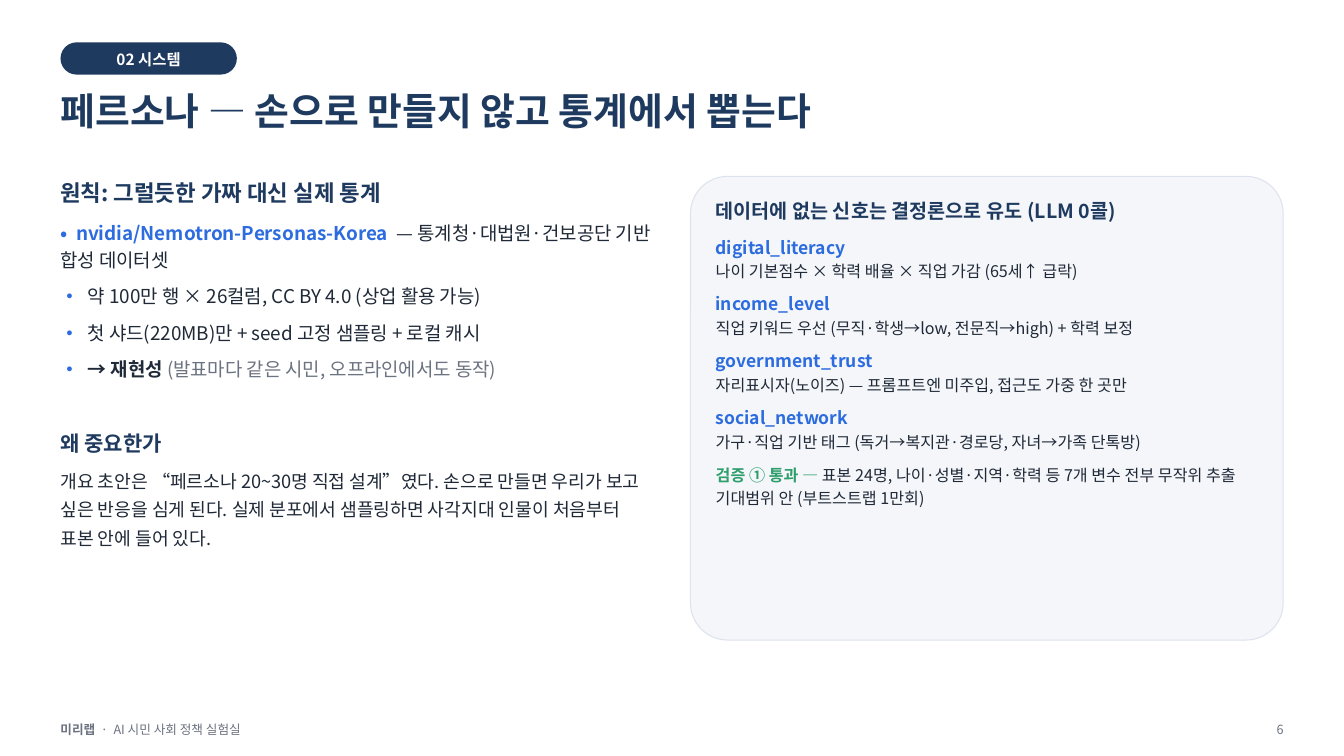
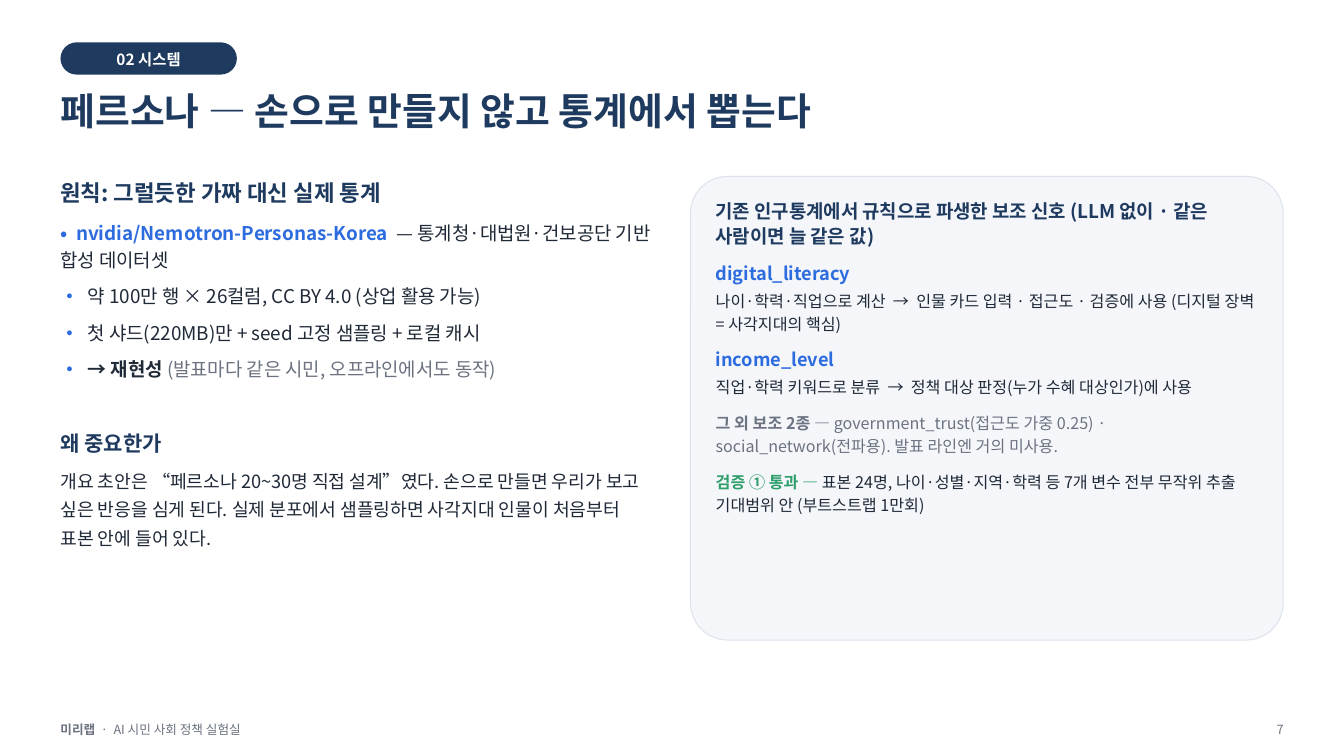
Before and after one commit to minoak/MiriLab_1, a slide deck: slide 7 of notebooks/미리랩_발표.pptx (slide 6 before the commit). Drawn at 1344x756 pixels with LibreOffice and Linux fonts; fonts in the diff are those of the drawing. Boxes give left, top, right and bottom in pixels: in the first picture for what was removed or moved away, otherwise in the second. Text is boxed around its words. In the diff, an @@ line names an element or a change of style, - is before the commit and + after.

```diff
--- a/notebooks/미리랩_발표.pptx
+++ b/notebooks/미리랩_발표.pptx
@@ text at (x1=716, y1=202, x2=1209, y2=247): text changed; size 14 to 13.5 pt @@
-데이터에 없는 신호는 결정론으로 유도 (LLM 0콜)
+기존 인구통계에서 규칙으로 파생한 보조 신호 (LLM 없이 · 같은 사람이면 늘 같은 값)
@@ text at (x1=716, y1=265, x2=851, y2=369): size 12.5 to 13 pt in "digital_literacy", "income_level"; more space between paragraphs @@
@@ text at (x1=716, y1=293, x2=1255, y2=333): text changed @@
-나이 기본점수 × 학력 배율 × 직업 가감 (65세↑ 급락)
+나이·학력·직업으로 계산 → 인물 카드 입력 · 접근도 · 검증에 사용 (디지털 장벽 = 사각지대의 핵심)
@@ text at (x1=716, y1=379, x2=1192, y2=455): text changed; text colour #1F2937 to #6B7280 @@
-직업 키워드 우선 (무직·학생→low, 전문직→high) + 학력 보정
-government_trust
-자리표시자(노이즈) — 프롬프트엔 미주입, 접근도 가중 한 곳만
-social_network
-가구·직업 기반 태그 (독거→복지관·경로당, 자녀→가족 단톡방)
+직업·학력 키워드로 분류 → 정책 대상 판정(누가 수혜 대상인가)에 사용
+그 외 보조 2종 — government_trust(접근도 가중 0.25) · social_network(전파용). 발표 라인엔 거의 미사용.
@@ text at (x1=1277, y1=725, x2=1284, y2=734): text changed @@
-6
+7
```
Also in this commit, not shown: 14 other slides changed, 3 slides added, 1 slide removed, 25 other files.
